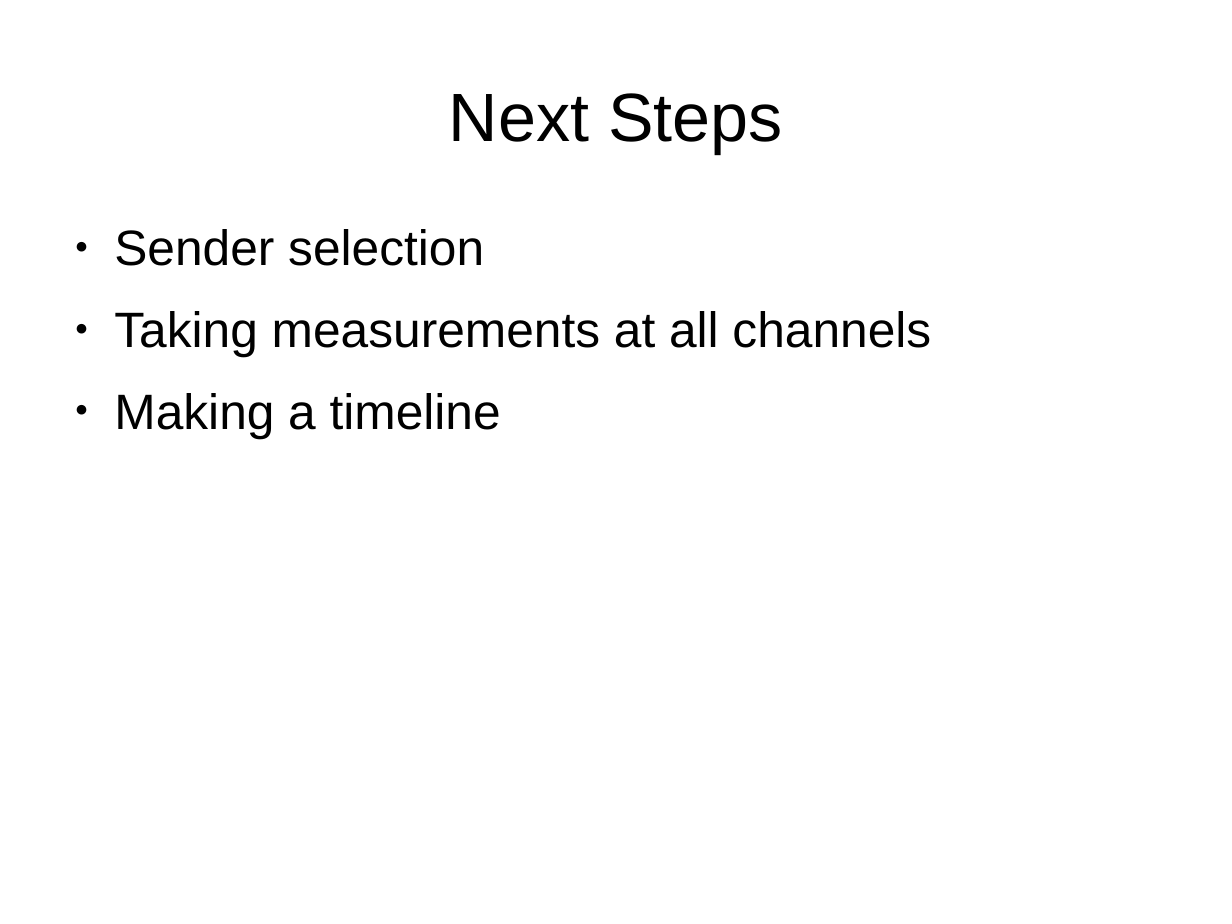
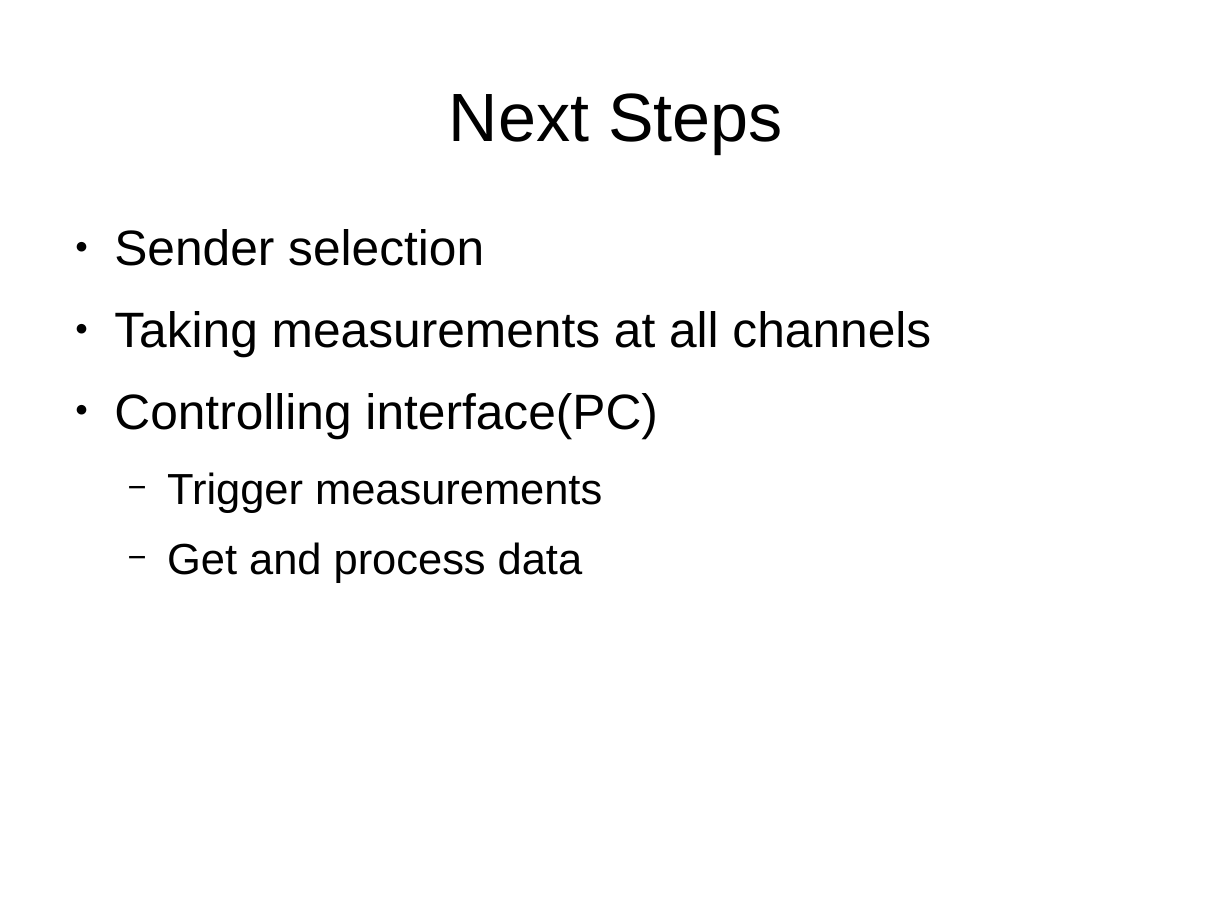
Before and after one commit to moritzschaefer/SensorSequence, a slide deck: slide 10 of docs/Initial Presentation Remastered.odp. Drawn at 1232x924 pixels with LibreOffice and Linux fonts; fonts in the diff are those of the drawing. Boxes give left, top, right and bottom in pixels: in the first picture for what was removed or moved away, otherwise in the second. Text is boxed around its words. In the diff, an @@ line names an element or a change of style, - is before the commit and + after.

```diff
--- a/docs/Initial Presentation Remastered.odp
+++ b/docs/Initial Presentation Remastered.odp
@@ text at [114,393,657,583]: text changed; size 32 to 28 pt @@
-● Making a timeline
+● Controlling interface(PC)
+  − Trigger measurements
+  − Get and process data
```
Also in this commit, not shown: 6 other slides changed, 1 slide added, 1 other file.
